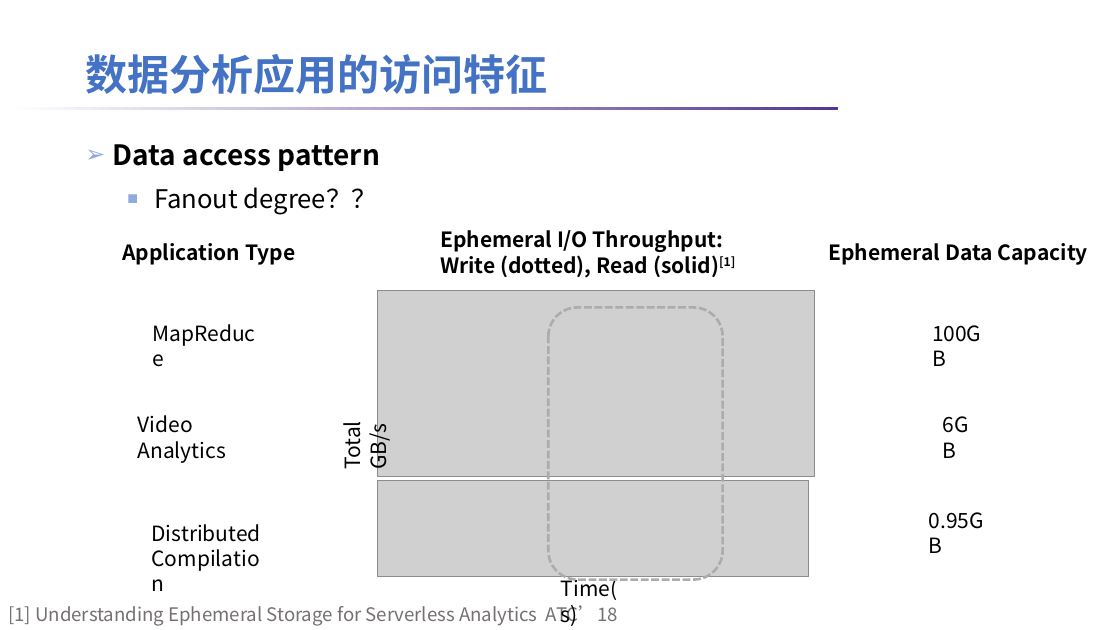
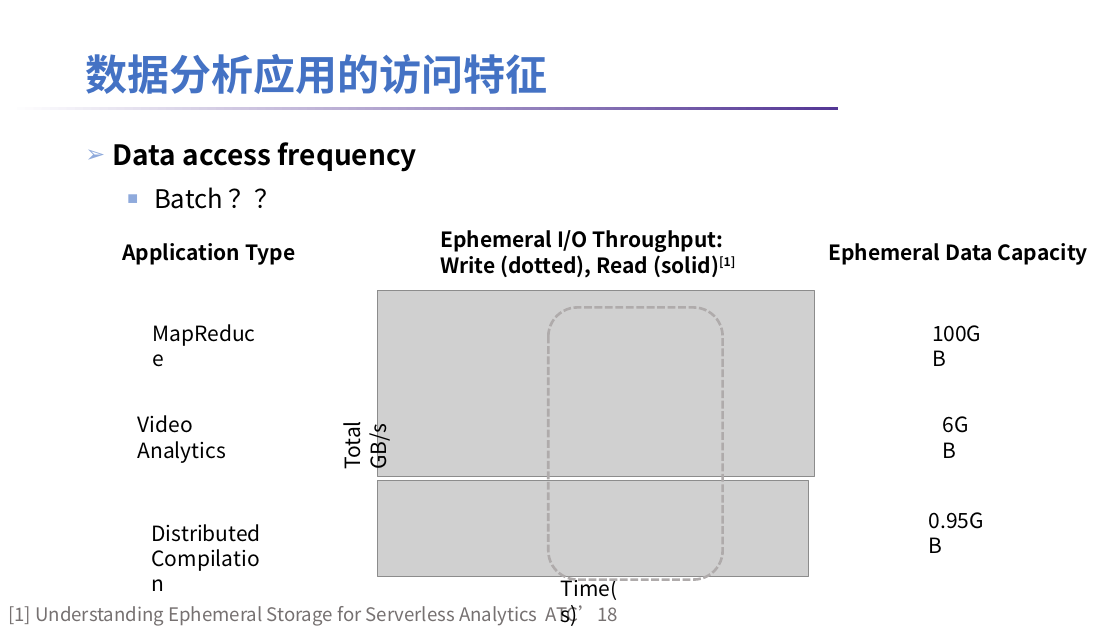
Before and after one commit to lt2000/ADSL, a slide deck: slide 8 of meeting/Serverless数据分析应用特征的定性分析.pptx. Drawn at 1120x630 pixels with LibreOffice and Linux fonts; fonts in the diff are those of the drawing; grey boxes stand for pictures; background and template pictures are left out. Boxes give left, top, right and bottom in pixels: in the first picture for what was removed or moved away, otherwise in the second. Text is boxed around its words. In the diff, an @@ line names an element or a change of style, - is before the commit and + after.

Commit message:
update md

```diff
--- a/meeting/Serverless数据分析应用特征的定性分析.pptx
+++ b/meeting/Serverless数据分析应用特征的定性分析.pptx
@@ text at (x1=113, y1=142, x2=417, y2=209): text changed @@
-➢ Data access pattern
-  ■ Fanout degree？？
+➢ Data access frequency
+  ■ Batch ？？
```
Also in this commit, not shown: 3 other slides changed.
